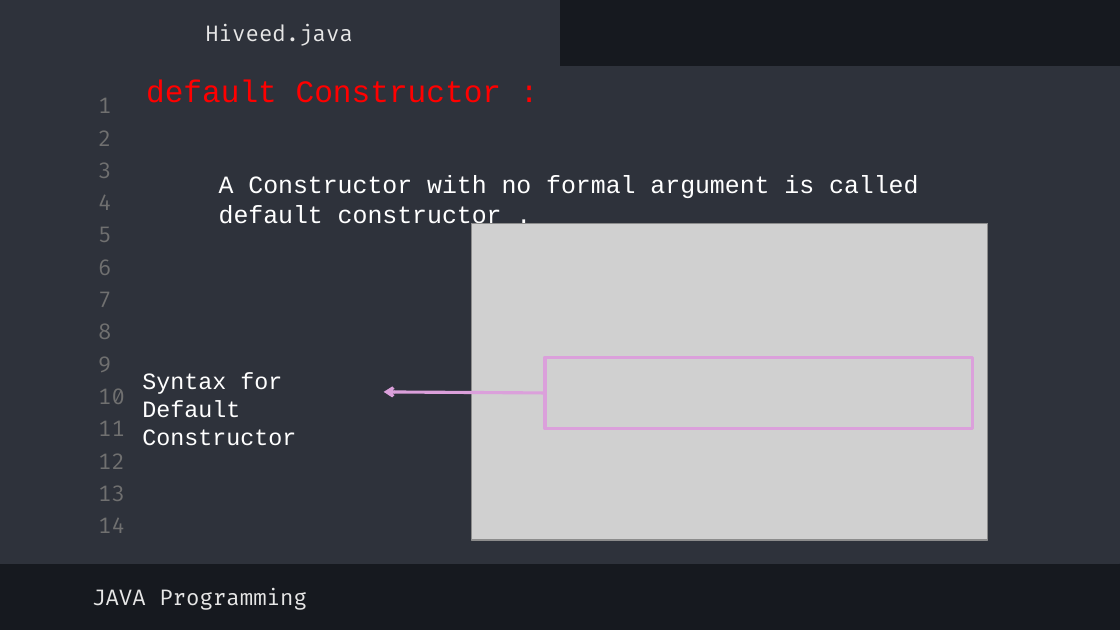
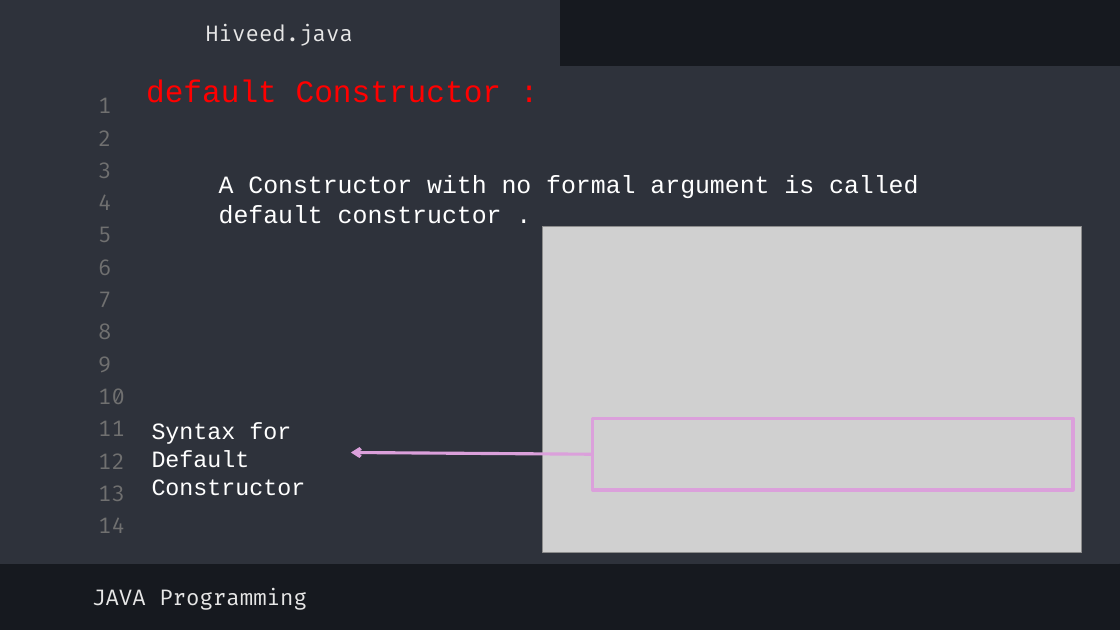
Before and after one commit to The-HiveEd/Notes, a slide deck: slide 10 of JAVA PPT/Day14.pptx. Drawn at 1120x630 pixels with LibreOffice and Linux fonts; fonts in the diff are those of the drawing; grey boxes stand for pictures. Boxes give left, top, right and bottom in pixels: in the first picture for what was removed or moved away, otherwise in the second. Text is boxed around its words. In the diff, an @@ line names an element or a change of style, - is before the commit and + after.

```diff
--- a/JAVA PPT/Day14.pptx
+++ b/JAVA PPT/Day14.pptx
@@ picture: place and size @@
-picture at box(472, 223, 988, 540)
+picture at box(543, 226, 1082, 552)
@@ text "Syntax for Default Constructor": place and size @@
-text "Syntax for Default Constructor" at box(142, 372, 296, 446)
+text "Syntax for Default Constructor" at box(152, 423, 306, 496)
@@ rectangle: place and size @@
-rectangle at box(545, 357, 972, 429)
+rectangle at box(592, 419, 1073, 491)
@@ arrow moved from (545, 393) - (384, 392) to (592, 455) - (351, 452) @@
```
Also in this commit, not shown: 3 other slides changed, 15 other files.
